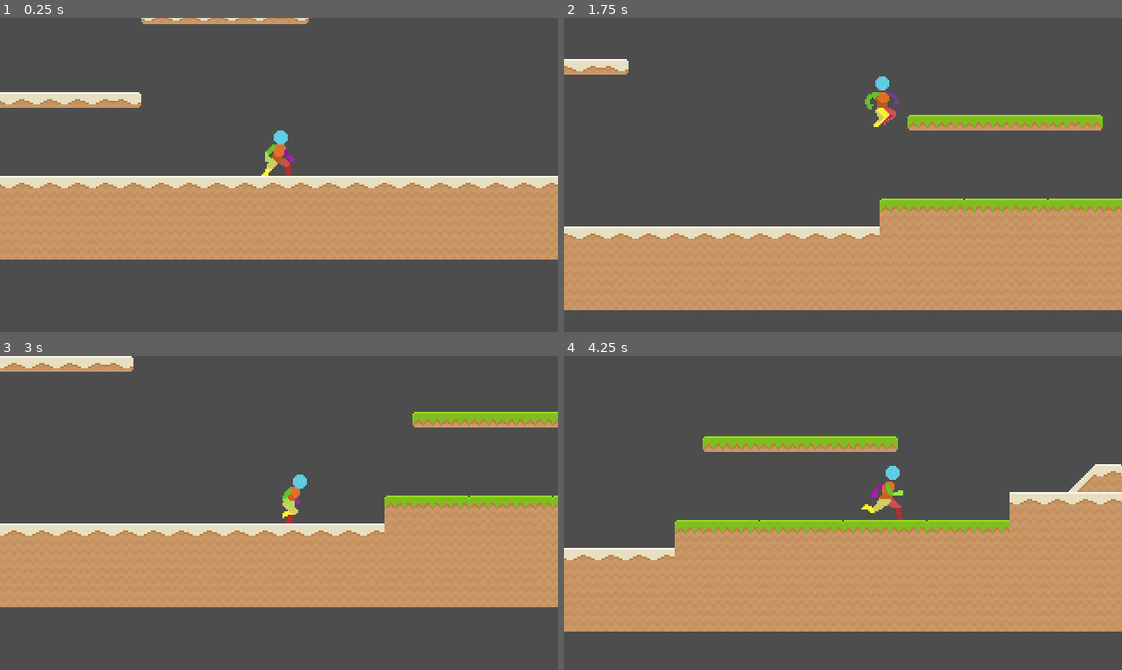
Above: before the commit, frames 1-4 (two rows, left to right).
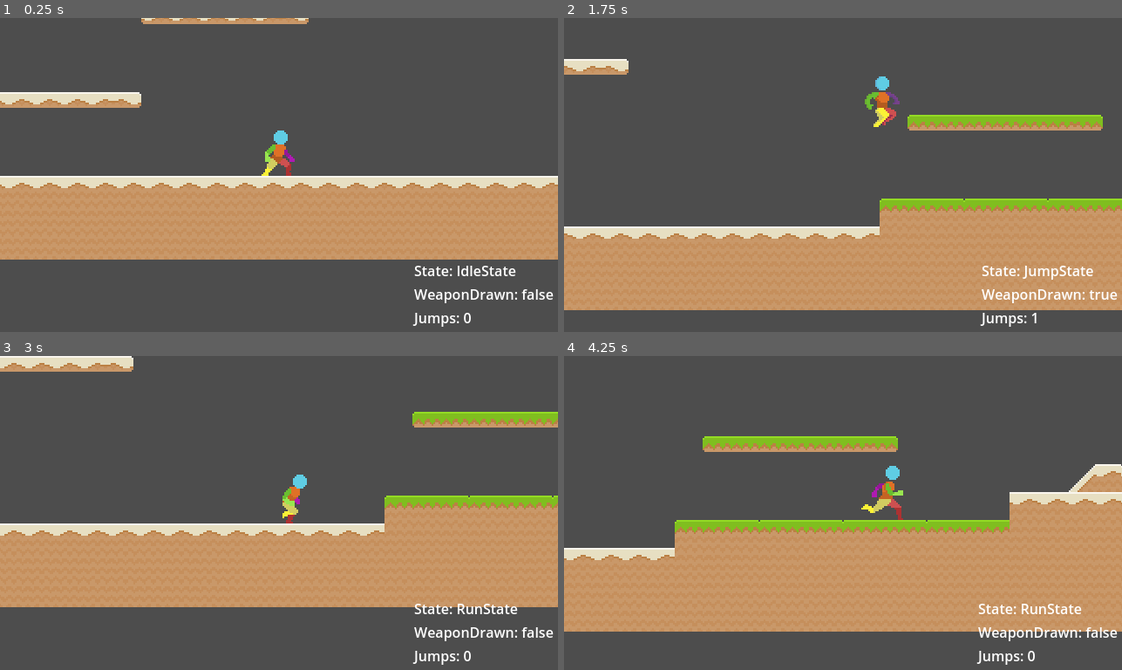
Above: after the commit, the same moments.

Repository: deanblackborough/godot-platformer
Game: Godot game, scene res://Scenes/Game.tscn
The game is run twice, just before and just after one commit, with the same random seed, the same clock (stepped at 60 frames per second) and the same inputs.
Inputs:
- Up to frame 1 (0.25 s): no input
- Up to frame 2 (1.75 s): hold D (moveRight) from 0.53 s (still down); tap Space (jump) at 0.6, 0.77, 1.07, 1.52, 1.55 s; tap G (toggleWeapon) at 1.35 s
- Up to frame 3 (3 s): tap Space (jump) at 1.82, 2.1 s; release D (moveRight) at 2.03 s; hold A (moveLeft) 2.03-2.78 s; hold D (moveRight) from 2.78 s (still down); tap G (toggleWeapon) at 2.85 s
- Up to frame 4 (4.25 s): keep holding D (moveRight); tap Space (jump) at 3.02, 3.05, 3.32, 3.6, 3.77, 4.07 s

The runs differ from the first frame. In frame 1, 0.8% of the frame differs, in the area x 73-100%, y 78-99%; in frame 2, 0.8%, in the area x 74-100%, y 78-99%; in frame 3, 0.8%; in frame 4, 0.8%.

Commit message:
Debug panel
- Added a small debug panel for the player to show player state, weapon drawn status and number of jumps

Diff:
--- a/Scenes/Player.tscn
+++ b/Scenes/Player.tscn
@@ -454,3 +454,31 @@
 [node name="LandState" type="Node" parent="StateMachine"]
 script = ExtResource("11_ksbbd")
 metadata/_custom_type_script = "uid://c7txd6g22535f"
+
+[node name="CanvasLayer" type="CanvasLayer" parent="."]
+
+[node name="MarginContainer" type="MarginContainer" parent="CanvasLayer"]
+anchors_preset = 3
+anchor_left = 1.0
+anchor_top = 1.0
+anchor_right = 1.0
+anchor_bottom = 1.0
+offset_left = -89.0
+offset_top = -77.0
+grow_horizontal = 0
+grow_vertical = 0
+theme_override_constants/margin_right = 5
+theme_override_constants/margin_bottom = 5
+
+[node name="VBoxContainer" type="VBoxContainer" parent="CanvasLayer/MarginContainer"]
+layout_mode = 2
+
+[node name="State" type="Label" parent="CanvasLayer/MarginContainer/VBoxContainer"]
+layout_mode = 2
+text = "PlayerState"
+
+[node name="WeaponDrawn" type="Label" parent="CanvasLayer/MarginContainer/VBoxContainer"]
+layout_mode = 2
+
+[node name="Jumps" type="Label" parent="CanvasLayer/MarginContainer/VBoxContainer"]
+layout_mode = 2
--- a/Scripts/Player/Player.gd
+++ b/Scripts/Player/Player.gd
@@ -18,10 +18,18 @@
 @onready var state_machine: StateMachine = $StateMachine
 @onready var animated_sprite: AnimatedSprite2D = $AnimatedSprite2D
 
+@onready var debug_state: Label = $CanvasLayer/MarginContainer/VBoxContainer/State
+@onready var debug_weapon_drawn: Label = $CanvasLayer/MarginContainer/VBoxContainer/WeaponDrawn
+@onready var debug_jumps: Label = $CanvasLayer/MarginContainer/VBoxContainer/Jumps
+
 func _ready():
 	$Camera2D.zoom = Vector2(2, 2)
 	state_machine.change_state("IdleState")
 
+func _process(delta):
+	debug_weapon_drawn.text = "WeaponDrawn: %s" % str(player_weapon_drawn)
+	debug_jumps.text = "Jumps: %d" % player_jumps
+
 func _physics_process(delta):
 	state_machine.physics_update(delta)
 	move_and_slide()
--- a/Scripts/Player/StateMachine.gd
+++ b/Scripts/Player/StateMachine.gd
@@ -15,7 +15,7 @@
 	if current_state:
 		current_state.exit()
 	current_state = states[new_state_name]
-	print("Entering state " + new_state_name)
+	owner.debug_state.text = "State: %s" % new_state_name
 	current_state.enter(owner)
 
 func physics_update(delta: float):
